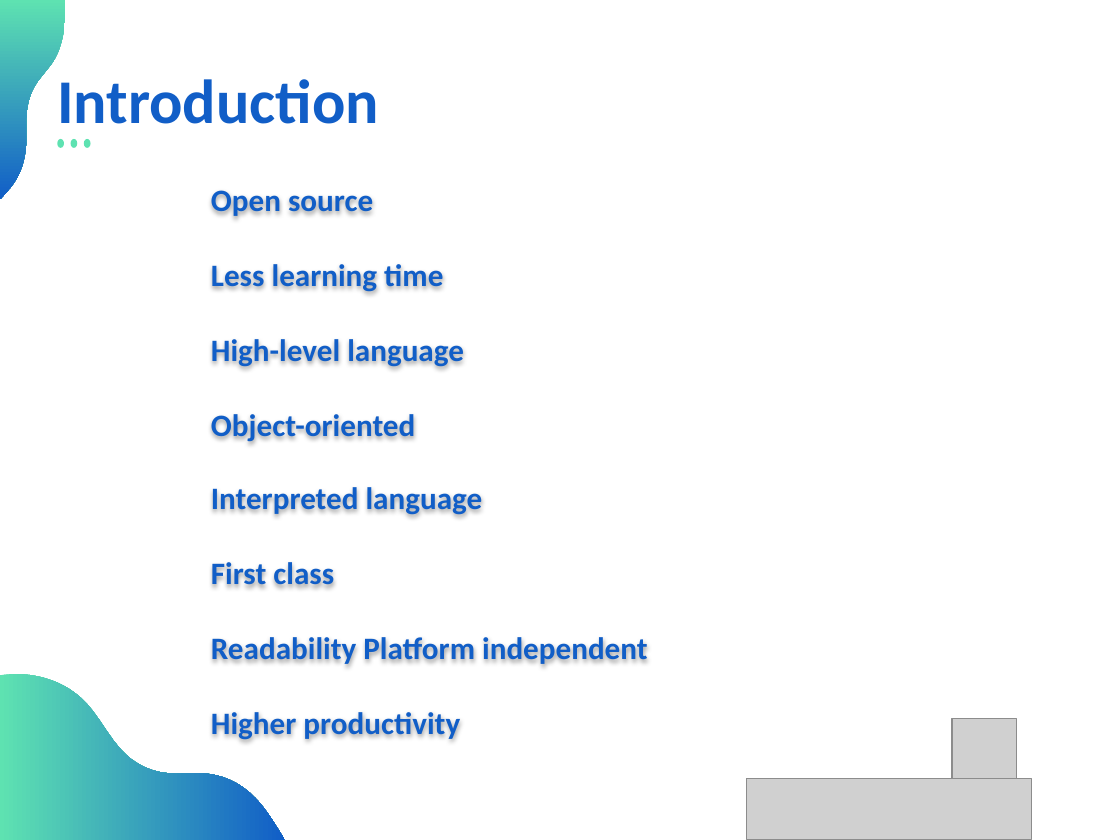
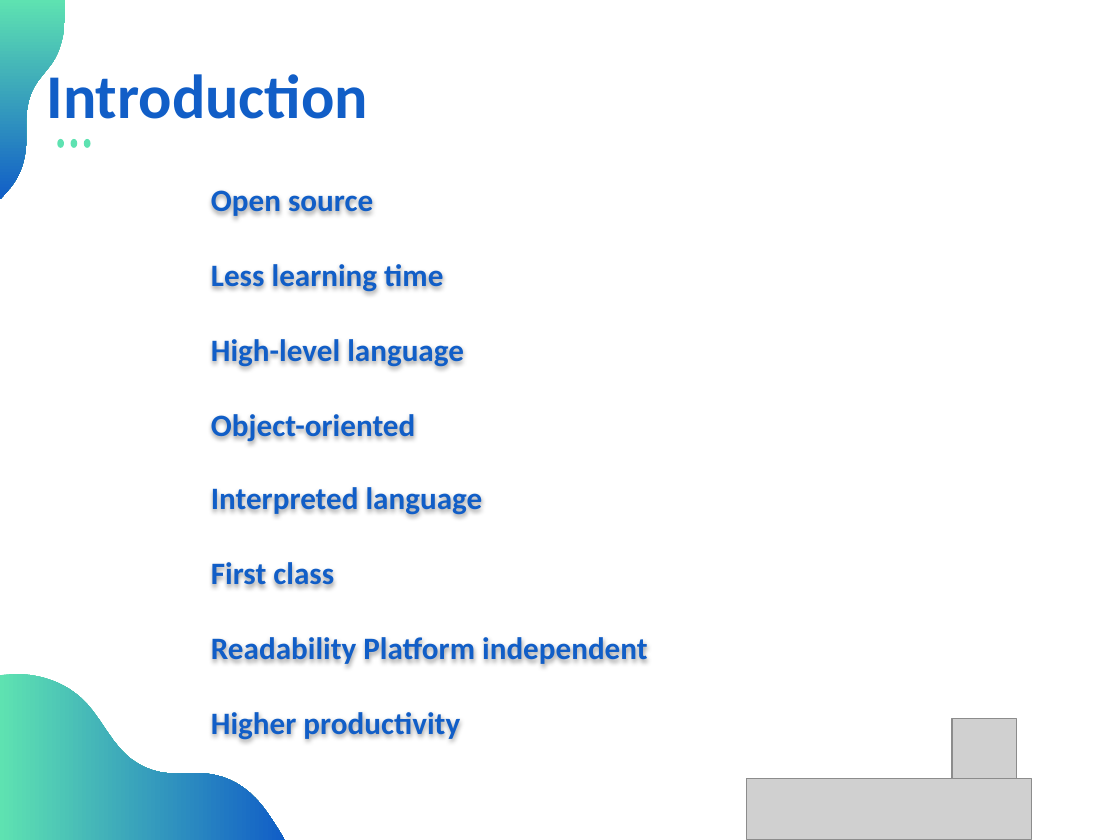
Before and after one commit to aimlearnings/DataScience, a slide deck: slide 2 of PPTs/Pythonv1.pptx. Drawn at 1120x840 pixels with LibreOffice and Linux fonts; fonts in the diff are those of the drawing; grey boxes stand for pictures. Boxes give left, top, right and bottom in pixels: in the first picture for what was removed or moved away, otherwise in the second. Text is boxed around its words. In the diff, an @@ line names an element or a change of style, - is before the commit and + after.

Commit message:
Adding PPTs

```diff
--- a/PPTs/Pythonv1.pptx
+++ b/PPTs/Pythonv1.pptx
@@ text "Introduction" rewrapped from [57, 79, 378, 124] to [47, 66, 368, 119] @@
```
Also in this commit, not shown: 2 slides added, 23 other files.
